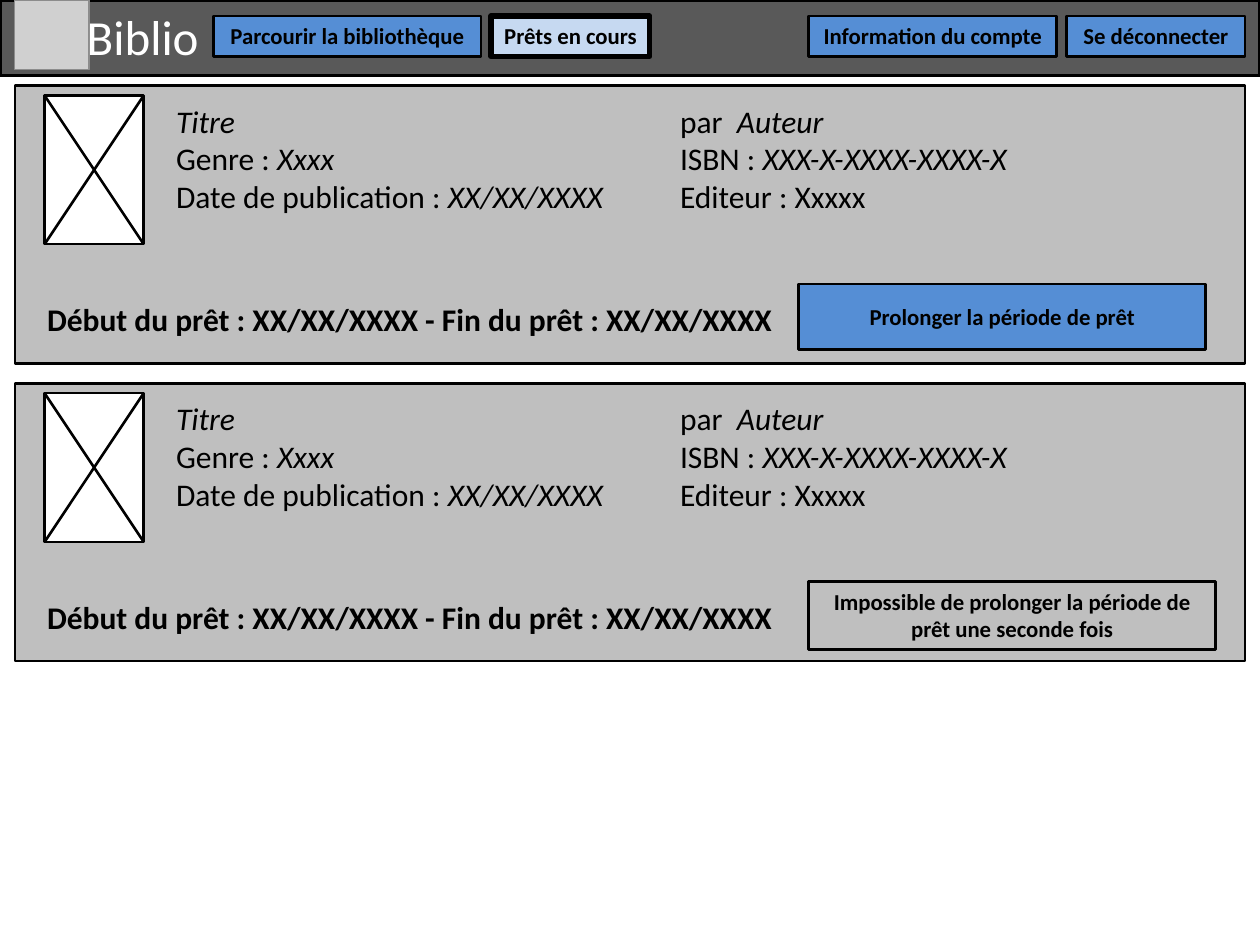
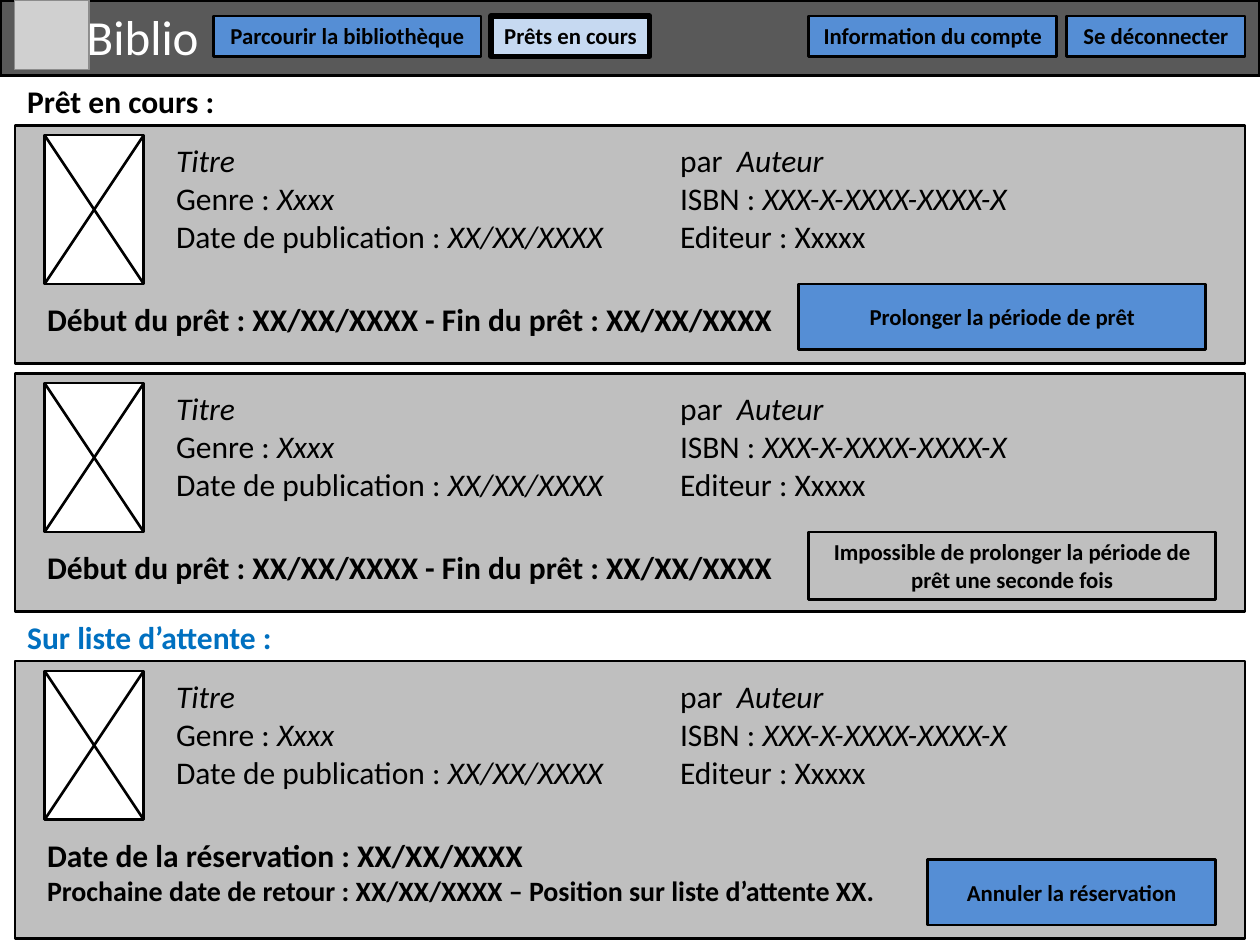
Before and after one commit to MisterSatch59/Projet7, a slide deck: slide 6 of analyse/Wireframes.pptx. Drawn at 1260x945 pixels with LibreOffice and Linux fonts; fonts in the diff are those of the drawing; grey boxes stand for pictures. Boxes give left, top, right and bottom in pixels: in the first picture for what was removed or moved away, otherwise in the second. Text is boxed around its words. In the diff, an @@ line names an element or a change of style, - is before the commit and + after.

```diff
--- a/analyse/Wireframes.pptx
+++ b/analyse/Wireframes.pptx
@@ text added at (27, 91, 198, 114), 18 pt, text #000000, bold @@
+Prêt en cours :
@@ rectangle: place and size @@
-rectangle at (15, 86, 1245, 363)
+rectangle at (15, 125, 1245, 363)
@@ 2 lines, 1 text, 1 rectangle: place and size @@
-2 lines, 1 text, 1 rectangle at (44, 96, 1007, 511)
+2 lines, 1 text, 1 rectangle at (44, 135, 1007, 501)
@@ rectangle: place and size @@
-rectangle at (15, 383, 1245, 660)
+rectangle at (15, 373, 1245, 611)
@@ 2 lines, 1 text, 1 rectangle: place and size @@
-2 lines, 1 text, 1 rectangle at (44, 393, 1007, 542)
+2 lines, 1 text, 1 rectangle at (44, 383, 1007, 789)
@@ rectangle "Impossible de prolonger la période ...": place and size @@
-rectangle "Impossible de prolonger la période ..." at (809, 582, 1216, 650)
+rectangle "Impossible de prolonger la période ..." at (809, 532, 1216, 600)
@@ text "Début du prêt : XX/XX/XXXX ...": place and size @@
-text "Début du prêt : XX/XX/XXXX ..." at (47, 607, 772, 634)
+text "Début du prêt : XX/XX/XXXX ..." at (47, 557, 772, 584)
@@ text added at (27, 626, 255, 650), 18 pt, text #0070C0, bold @@
+Sur liste d’attente :
@@ rectangle added at (15, 662, 1245, 939), fill #BFBFBF, outline #000000 1.5 pt @@
@@ rectangle added at (44, 670, 144, 819), fill #FFFFFF, outline #000000 1.5 pt @@
@@ line added from (44, 670) to (144, 820), #000000 1.5 pt @@
@@ line added from (144, 670) to (44, 820), #000000 1.5 pt @@
@@ text added at (176, 686, 1007, 784), 18 pt, text #000000 @@
+Titre par Auteur
+Genre : Xxxx ISBN : XXX-X-XXXX-XXXX-X
+Date de publication : XX/XX/XXXX Editeur : Xxxxx
@@ text added at (47, 845, 874, 903), 16 pt, text #000000, bold @@
+Date de la réservation : XX/XX/XXXX
+Prochaine date de retour : XX/XX/XXXX – Position sur liste d’attente XX.
@@ rectangle added at (927, 859, 1215, 925), fill #558ED5, outline #000000 1.5 pt, 13 pt, text #000000, bold @@
+Annuler la réservation
```
Also in this commit, not shown: 1 other slide changed, 14 other files.
